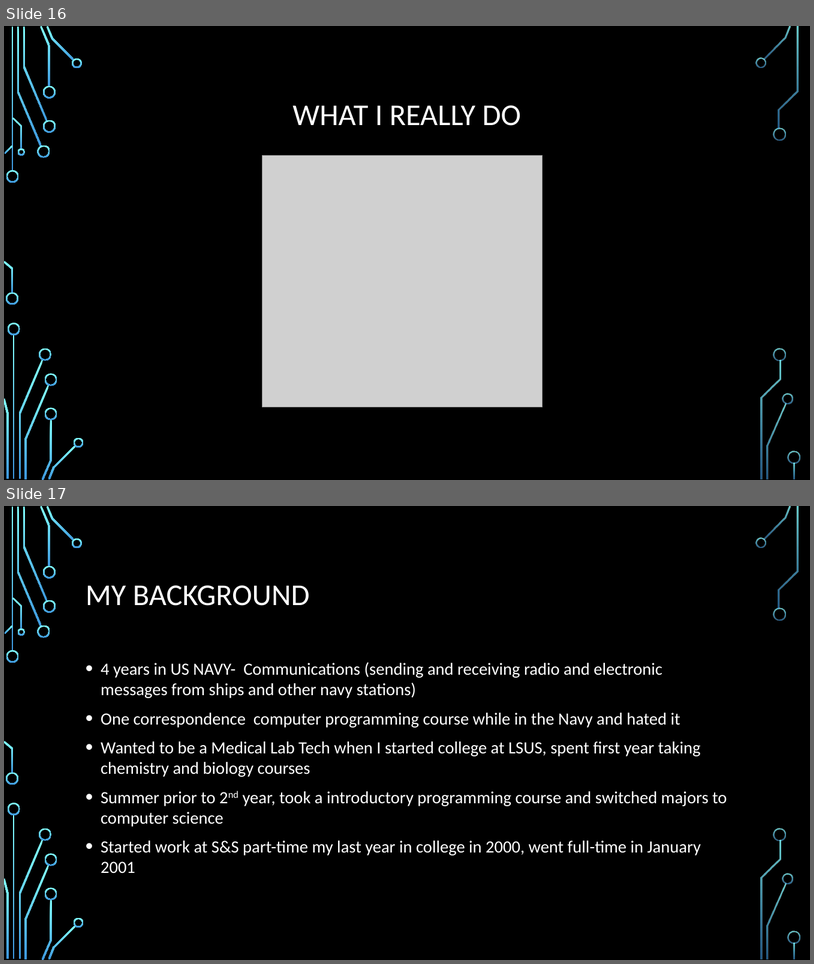
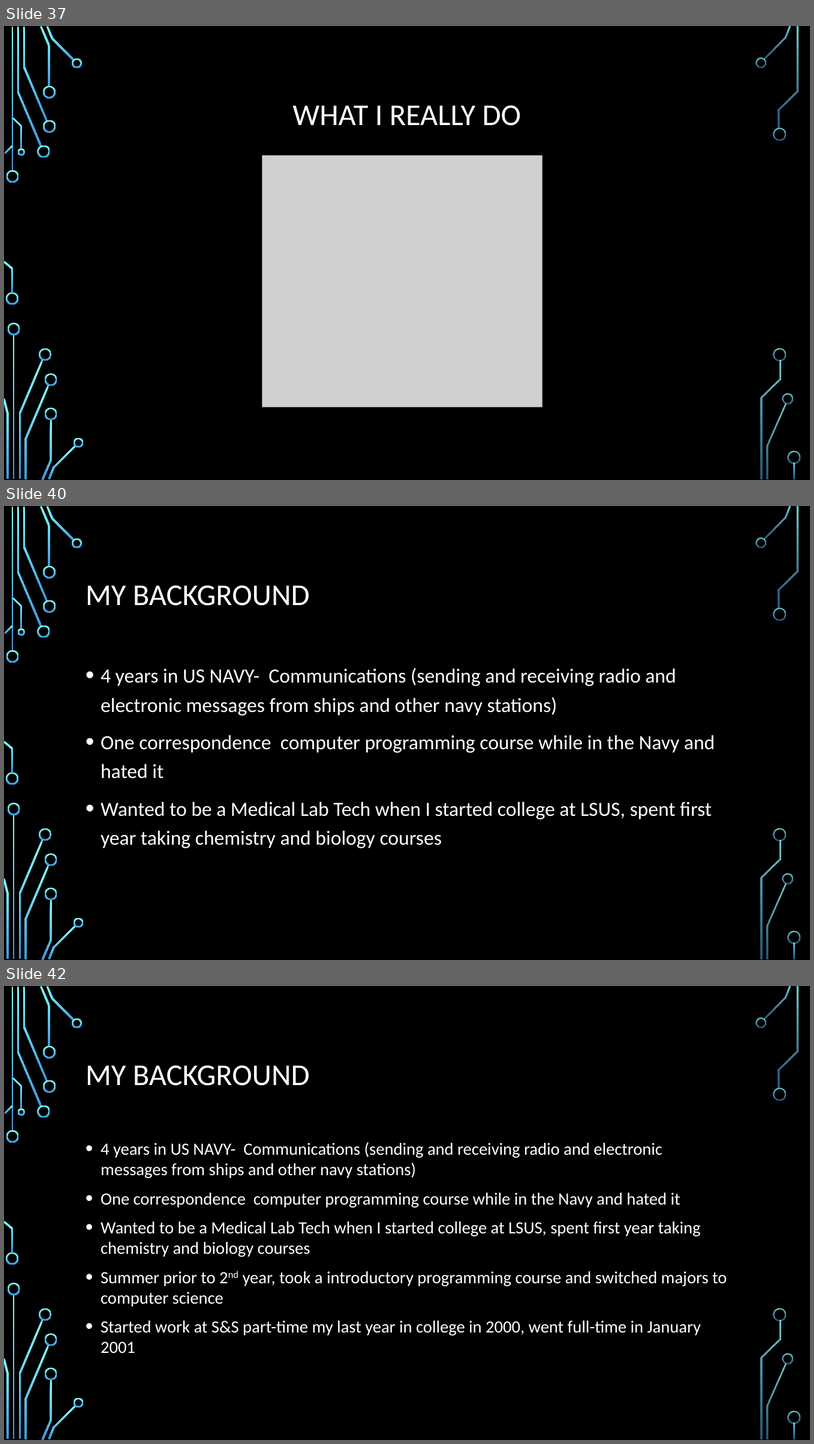
Before and after one commit to daviddcbud/TrainingApp, a slide deck: PowerPointSlids.pptx. Shown one above the other, each under a label of ours: slides 16 and 17 before the commit, slides 37, 40 and 42 after it; the slides between them are not shown. The pictures are 814x964 and 814x1444 pixels, drawn with LibreOffice and Linux fonts; fonts in the diff are those of the drawing; grey boxes stand for pictures; background and template pictures are left out. Boxes give left, top, right and bottom in pixels: in the first picture for what was removed or moved away, otherwise in the second. Text is boxed around its words. In the diff, an @@ line names an element or a change of style, - is before the commit and + after.

```diff
--- a/PowerPointSlids.pptx
+++ b/PowerPointSlids.pptx
@@ slide 40 added at [4,506,810,960], background picture (left out); not listed: 36 template elements that a slide beside it also shows @@
@@ title added at [86,585,310,606], 36 pt, text #FFFFFF @@
+MY BACKGROUND
@@ text added at [101,667,715,848], 24 pt, text #FFFFFF @@
+• 4 years in US NAVY- Communications (sending and receiving radio and electronic messages from ships and other navy stations)
+• One correspondence computer programming course while in the Navy and hated it
+• Wanted to be a Medical Lab Tech when I started college at LSUS, spent first year taking chemistry and biology courses
@@ what was slide 16 is now slide 37 @@
@@ what was slide 17 is now slide 42 @@
```
Also in this commit, not shown: 7 slides changed, 37 other slides added, 3 other files.
